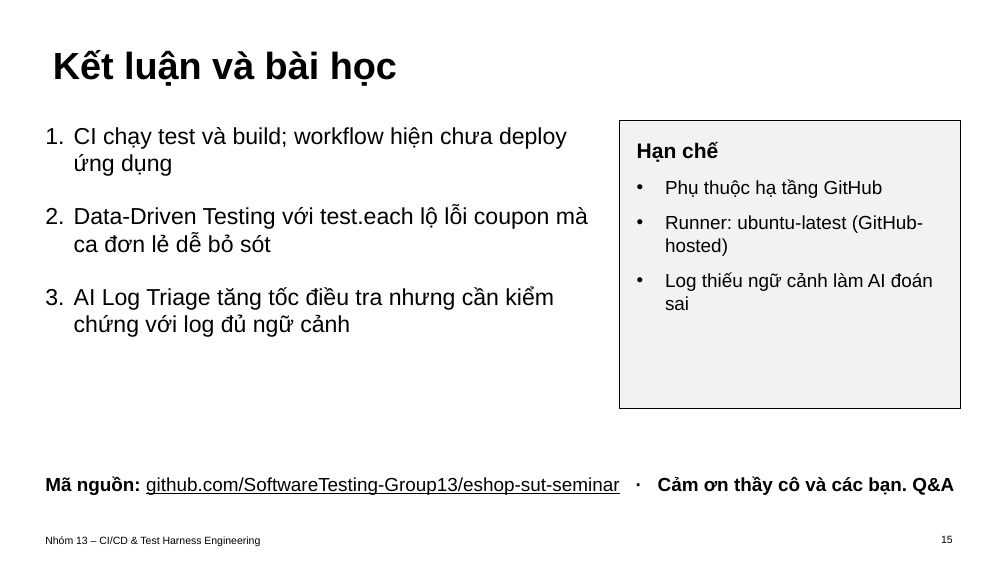
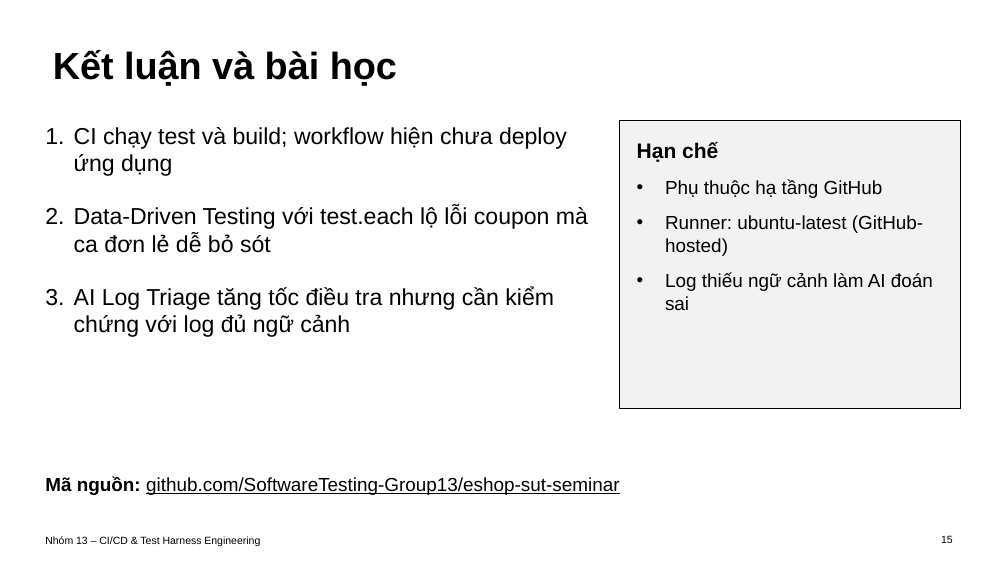
Before and after one commit to SoftwareTesting-Group13/eshop-sut-seminar, a slide deck: slide 15 of docs/seminar_slide.pptx. Drawn at 1008x567 pixels with LibreOffice and Linux fonts; fonts in the diff are those of the drawing. Boxes give left, top, right and bottom in pixels: in the first picture for what was removed or moved away, otherwise in the second. Text is boxed around its words. In the diff, an @@ line names an element or a change of style, - is before the commit and + after.

```diff
--- a/docs/seminar_slide.pptx
+++ b/docs/seminar_slide.pptx
@@ text at [45, 476, 619, 495]: text changed @@
-Mã nguồn: github.com/SoftwareTesting-Group13/eshop-sut-seminar · Cảm ơn thầy cô và các bạn. Q&A
+Mã nguồn: github.com/SoftwareTesting-Group13/eshop-sut-seminar
```
Also in this commit, not shown: 1 other slide changed, 1 other file.
